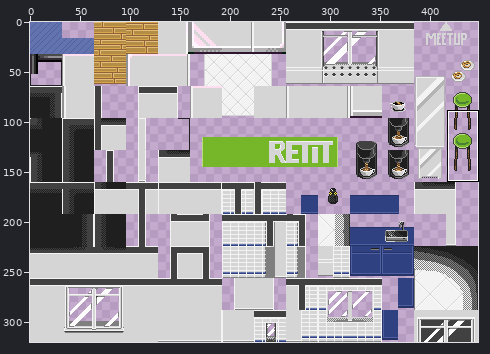
Two states of a sprite sheet, office_tileset.png. Above: a wide view before the commit, with the close-up outlined.
Close-up. The starting point:
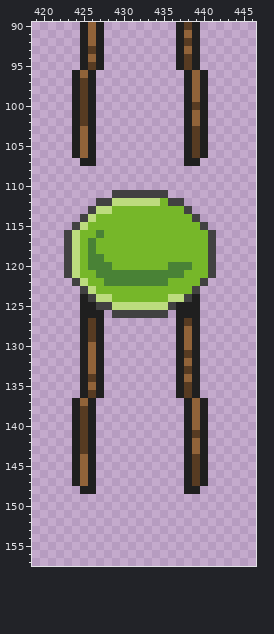
The file is 448x320 pixels. Colours within 5 levels of each other are drawn and written as one. Shown: x 419..446, y 90..157. The commit also changed other parts of the picture, which this record leaves out.
New version:
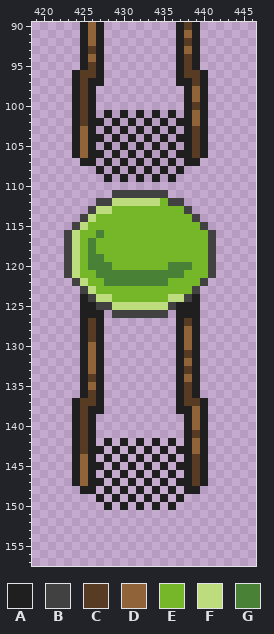
Palette (. is transparent): A #1f1f1f  B #414141  C #573b22  D #916339  E #76b729  F #bcdc7e  G #498236
Edits made:
Colour A is added in rows 96 to 97 at x 427 and 437; in row 101 at x 428, 430, 432, 434 and 436; in row 102 at x 427, 429, 431, 433, 435 and 437; in row 103 at x 428, 430, 432, 434 and 436; in row 104 at x 427, 429, 431, 433, 435 and 437; in row 105 at x 428, 430, 432, 434 and 436.
Colour A is added in row 106 at x 427, 429, 431, 433, 435 and 437; in row 107 at x 428, 430, 432, 434 and 436; in row 108 at x 427, 429, 431, 433, 435 and 437; in row 109 at x 428, 430, 432, 434 and 436; in rows 137 to 138 at x 427 and 437; in row 142 at x 428, 430, 432, 434 and 436.
Colour A is added in row 143 at x 427, 429, 431, 433, 435 and 437; in row 144 at x 428, 430, 432, 434 and 436; in row 145 at x 427, 429, 431, 433, 435 and 437; in row 146 at x 428, 430, 432, 434 and 436; in row 147 at x 427, 429, 431, 433, 435 and 437; in row 148 at x 428, 430, 432, 434 and 436.
Colour A is added in row 149 at x 427, 429, 431, 433, 435 and 437; in row 150 at x 428, 430, 432, 434 and 436.
Colour C replaces colour A in row 96 at x 426 and 438; in row 137 at x 426 and 438.
Colour C replaces colour D in row 96 at x 425 and 439; in row 97 at x 439; in row 137 at x 425 and 439.
